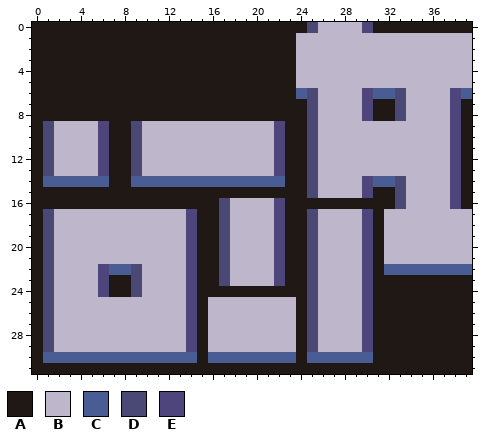
Pixel-art sprite: core/src/com/joelallison/tilesets/Walls/wall_tileSheet.png. Above: the version before the commit.
The file is 40x32 pixels.
Palette (. is transparent): A #1f1814  B #beb6cb  C #495d94  D #4a4874  E #4f457d
The same view after the edit:
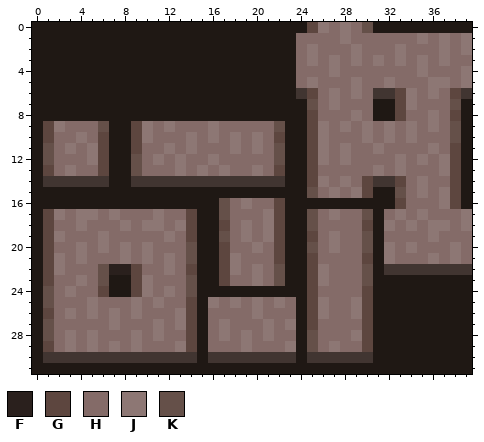
Colours new in this view: F #2a201d  G #5d463f  H #846b68  J #8d7774  K #655049
Changes in this commit:
colour C: #495d94 -> #413531
Changed rows in their new state; - is a pixel that keeps its letter.
first column x 1:
 0 ------------------------GJHJHK---------
 1 -----------------------HHHHJHHHHHHJHJHJ
 2 -----------------------HJHHHJHHHJHHHJHJ
 3 -----------------------HJHJHJHJHJHJHJHH
 4 -----------------------HHHJHHHHHHHJHHHJ
 5 -----------------------HJHHHJHHJHHHJJHJ
 6 ------------------------GHJHJH--GJHJHG-
 7 ------------------------KHJHHH--GJHHHK-
 8 ------------------------GHHHJH--GHHJHG-
 9 GJHHHK--GJHJHHHJHHHHHK--GJHJHJHJHJHJHK-
10 GHHJHG--GJHHHJHJHJHJHG--GJHHHJHJHJHHHK-
11 KHJHJG--GHHJHJHHHJHJHK--GJHJHHJHHHHJHG-
12 KHHHJG--KHJHJHHJHHHHHK--GJHJHHHHJHJHJG-
13 GHJHHG--KHHHJHJHJHHJHG--GHHHHHJHJHHHJG-
14 ------------------------GJHJHG--GHJHHG-
15 ------------------------KHJHJG--KHJHJG-
16 ----------------KHJHHG----------GHHHJG-
17 GJHJJHJHHHJHHG--KHHHJG--KHJHHK-HJHJHHHJ
18 GHHJHHHJHJJHJG--GHJHJG--KHHHHG-JHJHJJHJ
19 GJHHHJHHHHHJHG--KHJHJG--GHJHHK-HHHHJHHH
20 GHHJHJHJHJHHHK--GHHJHG--KHJHHK-JHJHHHJH
21 GJHJHHHJHJHJHK--GJHHHG--GHHHHG-JHHHJHJH
22 GJHHHKFFGHHJHG--GJHJHK--GJHHHK---------
23 GHHJHK--GJHHHK--GHHJHK--GJHHHK---------
24 KHJHHG--GJHJHK----------GHHHHG---------
25 KHHHJHHHJHJHHG-JHJHJHJH-GJHHJG---------
26 GHJHJHJHJHHHJG-HHHHJHHH-GJHHJG---------
27 KHHHHHJHHHJHJG-HJHHHJHJ-GHHHHG---------
28 KHJHJHHHJHJHHG-HJHJHJHH-KHHHJG---------
29 GHJHJHJHJHHHJG-HHHJHHHJ-KHJHHG---------
